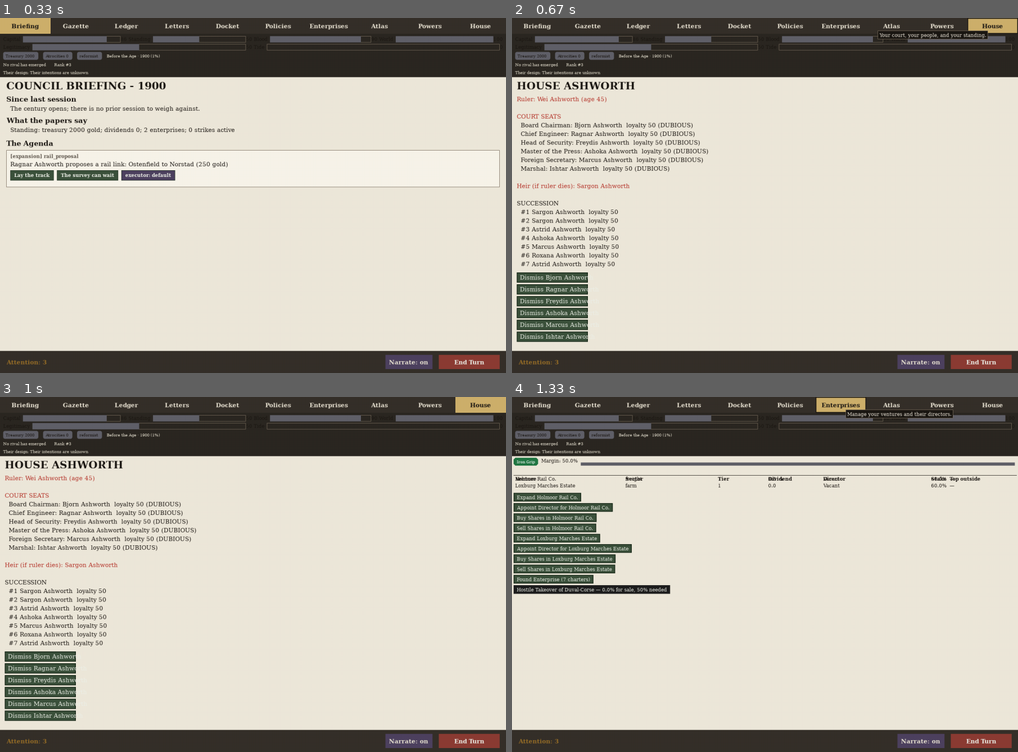
Above: before the commit, frames 1-4 (two rows, left to right).
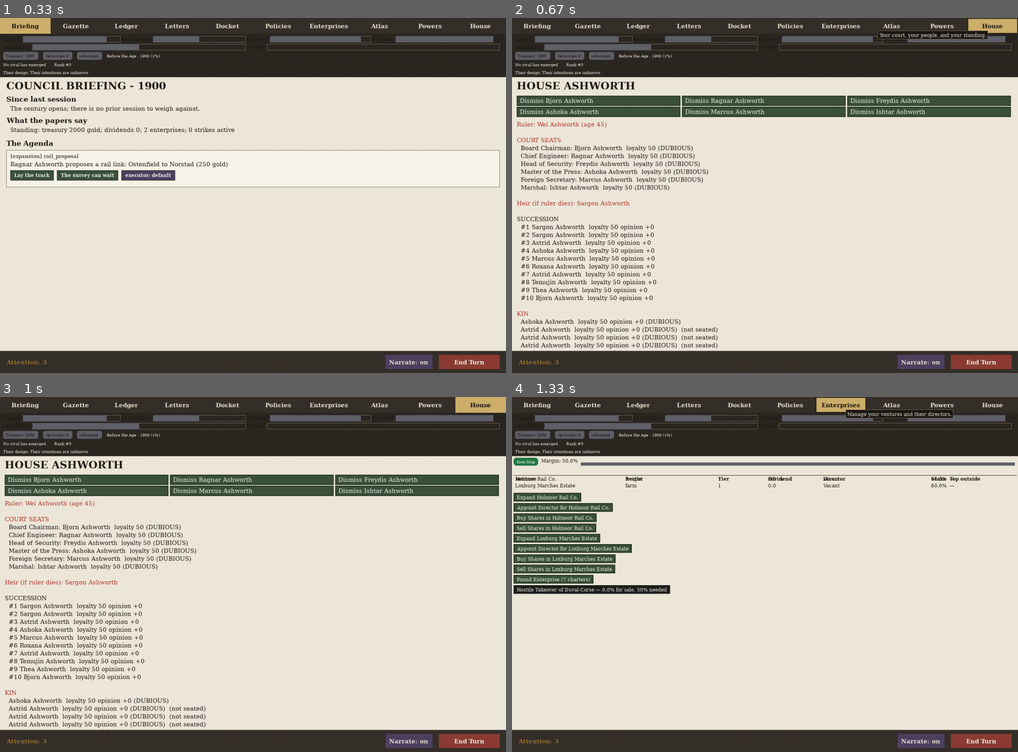
Above: after the commit, the same moments.

Repository: civersen222/Guilded-Age
Game: pygame game, started from gilded/__main__.py
Two runs of this game, one before a commit and one after it. Both use one fixed random seed, a clock stepped at 60 frames per second and the inputs below.
Inputs (mouse positions are in pixels of both pictures, inside the frame that each line leads up to):
- Up to frame 1 (0.33 s): no input
- Up to frame 2 (0.67 s): click "House" at 0.38 s
- Up to frame 3 (1 s): click (253, 595) at 0.72 s
- Up to frame 4 (1.33 s): click "Enterprises" at 1.05 s

Frame 1 is identical in both runs. In frame 2, 14% of the frame differs, in the area x 0-99%, y 21-94%; in frame 3, 14%; in frame 4, nothing differs.

Commit message:
5C2: court appointment controls with succession-based cost

Diff:
--- a/gilded/tests/test_house_tab_grip_risk.py
+++ b/gilded/tests/test_house_tab_grip_risk.py
@@ -79,13 +79,13 @@
     if target_char is None:
         pytest.skip("Target character not found")
 
-    surf1 = pygame.Surface((1280, 2000))
+    surf1 = pygame.Surface((1280, 900))
     v.draw(surf1)
     pixels1 = pygame.image.tobytes(surf1, "RGBA")
 
     modify_opinion(target_char, realm.ruler, -20, "grip risk")
 
-    surf2 = pygame.Surface((1280, 2000))
+    surf2 = pygame.Surface((1280, 900))
     v.draw(surf2)
     pixels2 = pygame.image.tobytes(surf2, "RGBA")
 
--- a/gilded/tests/test_house_tab_pixel_visual.py
+++ b/gilded/tests/test_house_tab_pixel_visual.py
@@ -80,8 +80,7 @@
     assert realm is not None and realm.ruler is not None, "Game must have a realm with a ruler"
 
     rpt = peerage_report(g, house_name)
-    # Find a kinsman in line for succession who holds no seat AND is visible on screen
-    # Kin are sorted alphabetically in the tab, so pick one early in the alphabet
+    # Find a kinsman in line for succession who holds no seat
     in_line = [k for k in rpt.kin if k.succession_rank is not None and k.is_alive]
     in_line.sort(key=lambda k: k.succession_rank)
     in_line_no_seat = None
@@ -99,8 +98,7 @@
 
     assert in_line_no_seat is not None, "Tab should have an in-line kin without seat"
 
-    # Use a tall surface so all kin are rendered (72+ lines * ~20px each + header)
-    pixels1 = _draw_tab(g, house_name, size=(1280, 2000))
+    pixels1 = _draw_tab(g, house_name)
 
     # Record a grievance against the ruler by this kinsman
     ch = None
@@ -111,7 +109,7 @@
     assert ch is not None, "Kin character must exist in realm"
     modify_opinion(ch, realm.ruler, -40, "grievance")
 
-    pixels2 = _draw_tab(g, house_name, size=(1280, 2000))
+    pixels2 = _draw_tab(g, house_name)
     assert pixels1 != pixels2, "Pixels must change when grievance is recorded"
 
 
--- a/gilded/ui/broadsheet.py
+++ b/gilded/ui/broadsheet.py
@@ -2245,9 +2245,9 @@
             self._draw_court_picker(surface, content, rpt)
 
     def _draw_court_picker(self, surface, content, report):
-        """Draw the appointment picker for a vacant court seat."""
+        """Draw the appointment picker for a vacant court seat using Regions."""
         from gilded.ui.court_actions import _get_appointment_pool
-        from gilded.ui.widgets import font as _font, TYPE_TEXT, INK, BUTTON_BG, BUTTON_EDGE, BUTTON_TEXT
+        from gilded.ui.widgets import font as _font, TYPE_TEXT, INK
         PAD = 12
         body = _font(TYPE_TEXT)
         pk = self._court_picker
@@ -2260,9 +2260,13 @@
         y += body.get_height() + 8
 
         # Back button
-        from gilded.ui.house_tab import _draw_button
         back_rect = _draw_button(surface, "Cancel", PAD, y, btn_w, btn_h, True)
-        self._court_picker_hits.append((back_rect, {"close_appointment_picker": True}))
+        self.regions.add(Region(
+            rect=back_rect,
+            action={"close_appointment_picker": True},
+            hint="Cancel appointment",
+            group="picker",
+        ))
         y += btn_h + 8
 
         # Draw candidate buttons
@@ -2273,7 +2277,12 @@
                 break
             btn_text = f"{ch.name}"
             btn_rect = _draw_button(surface, btn_text, PAD, y, btn_w, btn_h, True)
-            self._court_picker_hits.append((btn_rect, {"appoint_to_seat": pk, "char_id": ch.id}))
+            self.regions.add(Region(
+                rect=btn_rect,
+                action={"appoint_to_seat": pk, "char_id": ch.id},
+                hint=f"Appoint {ch.name} as {pos_name}",
+                group="picker",
+            ))
             y += btn_h + 4
 
     # --- clicking ------------------------------------------------------------
@@ -2363,20 +2372,7 @@
                         self._share_picker = None
                         self._share_picker_hits.clear()
                     return action
-        if self.active_tab == "Enterprises":
-            for rect, act in self._enterprise_hits:
-                if rect.collidepoint(pos):
-                    return act.get("action", act)
-            for rect, act in self._appoint_hits:
-                if rect.collidepoint(pos):
-                    action = act.get("action", act)
-                    if "appoint_director" in action and "char_id" not in action:
-                        eid = action["appoint_director"]
-                        self._director_picker = eid
-                        self._director_picker_hits.clear()
-                        return {"open_director_picker": eid}
-                    return action
-        # Court picker hit detection
+        # Court picker hit detection — must be reachable regardless of active tab
         if self._court_picker is not None:
             for rect, action in self._court_picker_hits:
                 if rect.collidepoint(pos):
@@ -2394,4 +2390,17 @@
                         self._court_picker_hits.clear()
                         return {"open_appointment_picker": pk}
                     return action
+        if self.active_tab == "Enterprises":
+            for rect, act in self._enterprise_hits:
+                if rect.collidepoint(pos):
+                    return act.get("action", act)
+            for rect, act in self._appoint_hits:
+                if rect.collidepoint(pos):
+                    action = act.get("action", act)
+                    if "appoint_director" in action and "char_id" not in action:
+                        eid = action["appoint_director"]
+                        self._director_picker = eid
+                        self._director_picker_hits.clear()
+                        return {"open_director_picker": eid}
+                    return action
         return None
--- a/gilded/ui/house_tab.py
+++ b/gilded/ui/house_tab.py
@@ -1,10 +1,11 @@
 """Stage 5B — House tab: the men who will betray you, with numbers.
 
 Draws from the peerage read-model (CourtReport).  5C adds interactive
-buttons for court seat appointment and dismissal.
+buttons for court seat appointment and dismissal, registered as proper
+Regions in the view's RegionSet.
 """
 
-from typing import Any, List
+from typing import Any, List, Optional
 
 import pygame
 
@@ -18,6 +19,7 @@
     TYPE_TEXT,
     TYPE_TITLE,
     TONES,
+    Region, RegionState,
 )
 
 _BAND_COLOR: dict = {
@@ -70,12 +72,13 @@
 
     # ── Succession order ──────────────────────────────────────────────────
     rows.append("SUCCESSION")
-    ranked = [(k.succession_rank, k.name, k.loyalty) for k in report.kin
+    ranked = [(k.succession_rank, k.name, k.loyalty, k.opinion_of_ruler) for k in report.kin
               if k.is_alive and k.succession_rank is not None]
     ranked.sort()
-    for rank, name, loyalty in ranked[:10]:
+    for rank, name, loyalty, opinion in ranked[:10]:
         loyalty_str = f"{loyalty:.0f}" if loyalty is not None else "?"
-        rows.append(f"  #{rank} {name}  loyalty {loyalty_str}")
+        opinion_str = f"{opinion:+d}"
+        rows.append(f"  #{rank} {name}  loyalty {loyalty_str} opinion {opinion_str}")
     rows.append("")
 
     # ── Kin — loyalty and opinion ──────────────────────────────────────────
@@ -97,9 +100,9 @@
         grievance_str = f"  [{', '.join(k.grievances)}]" if k.grievances else ""
         shares_str = f"  shares {k.shares_pct:.1f}%" if k.shares_pct > 0 else ""
         if band_str:
-            rows.append(f"  {k.name}  loyalty {loyalty_str} ({band_str}){seated_str}{grievance_str}{shares_str}")
+            rows.append(f"  {k.name}  loyalty {loyalty_str} opinion {opinion_str} ({band_str}){seated_str}{grievance_str}{shares_str}")
         else:
-            rows.append(f"  {k.name}  loyalty {loyalty_str}{seated_str}{grievance_str}{shares_str}")
+            rows.append(f"  {k.name}  loyalty {loyalty_str} opinion {opinion_str}{seated_str}{grievance_str}{shares_str}")
     rows.append("")
 
     # ── Disloyal kin ───────────────────────────────────────────────────────
@@ -108,13 +111,11 @@
         rows.append("DISLOYAL KIN (loyalty < 50)")
         for k in disloyal:
             grievance_str = f"  [{', '.join(k.grievances)}]" if k.grievances else ""
-            shares_str = f"  shares {k.shares_pct:.1f}%" if k.shares_pct > 0 else ""
-            rows.append(f"  ?  {k.name}  loyalty {k.loyalty:.0f} (DUBIOUS){grievance_str}{shares_str}")
+            rows.append(f"  {k.name}  loyalty {k.loyalty:.0f}{grievance_str}")
         rows.append("")
 
-    # ── Grip risks — shareholders with bad opinion (R-F) ──────────────────
-    grip_risks = [k for k in report.kin
-                  if k.shares_pct > 0 and k.opinion_of_ruler < 0 and k.is_alive]
+    # ── Grip risks ─────────────────────────────────────────────────────────
+    grip_risks = [k for k in report.kin if k.shares_pct > 0 and k.opinion_of_ruler < -30 and k.is_alive]
     if grip_risks:
         rows.append("GRIP RISKS (shareholders who hate the ruler)")
         for k in grip_risks:
@@ -124,9 +125,8 @@
     return rows
 
 
-# ── Drawing ─────────────────────────────────────────────────────────────────
-
-# Position key mapping: seat position -> action key
+# ── Helpers ──────────────────────────────────────────────────────────────────
+
 def _position_key(seat: CourtSeat) -> str:
     """Convert seat position name to a lowercase action key."""
     return seat.position.lower().replace(" ", "_")
@@ -150,11 +150,51 @@
     return rect
 
 
+def _seat_action_label(seat: CourtSeat) -> str:
+    """Return the hint text for a seat control."""
+    if seat.vacant:
+        return f"Appoint a {seat.position.lower()}"
+    return f"Dismiss {seat.holder_name} from {seat.position.lower()}"
+
+
+def _seat_action_key(seat: CourtSeat) -> str:
+    """Return the action key for a seat control."""
+    if seat.vacant:
+        return "open_appointment_picker"
+    return "dismiss_seat"
+
+
+def _seat_action_payload(seat: CourtSeat) -> dict:
+    """Return the action dict for a seat control."""
+    pk = _position_key(seat)
+    key = _seat_action_key(seat)
+    return {key: pk}
+
+
+def _dismissal_reason(game: Any, house: str, seat: CourtSeat) -> Optional[str]:
+    """Return a refusal reason if dismissing this seat is not allowed, else None."""
+    from gilded.ui.court_actions import _dismiss_seat_eligible
+    pk = _position_key(seat)
+    action = {"dismiss_seat": pk}
+    ok, reason = _dismiss_seat_eligible(game, house, action)
+    return reason if not ok else None
+
+
+def _appointment_reason(game: Any, house: str, seat: CourtSeat) -> Optional[str]:
+    """Return a refusal reason if appointing to this seat is not allowed, else None."""
+    from gilded.ui.court_actions import _open_appointment_picker_eligible
+    pk = _position_key(seat)
+    action = {"open_appointment_picker": pk}
+    ok, reason = _open_appointment_picker_eligible(game, house, action)
+    return reason if not ok else None
+
+
 def draw_house_tab(surface: pygame.Surface, content: pygame.Rect,
                    report: CourtReport, view: Any = None) -> None:
     """Draw the House tab on *surface* within *content* rect.
 
-    When *view* is provided, draws interactive buttons for court seats.
+    When *view* is provided, draws interactive Region controls for court seats
+    at the top of the tab, so the text content follows below.
     """
     PAD = 12
     title = _font(TYPE_TITLE, bold=True).render(
@@ -166,14 +206,63 @@
     body = _font(TYPE_TEXT)
     lines = _house_tab_lines(report)
 
-    # Reserve space for court seat buttons (6 seats + picker area)
+    # Draw seat controls at the top (when view is provided)
     btn_h = body.get_height() + 8
-    reserve_for_buttons = 6 * (btn_h + 2) + 40 if view is not None else 0
-    text_bottom = content.bottom - reserve_for_buttons if view is not None else content.bottom
+    btn_w = 180
+
+    if view is not None:
+        game = getattr(view, 'game', None)
+        house = getattr(view, 'house', None)
+
+        # Draw 6 seat buttons in a 3x2 grid at the top
+        cols = 3
+        col_w = (content.width - PAD * 2) // cols
+        for idx, seat in enumerate(report.seats):
+            col = idx % cols
+            row = idx // cols
+            btn_x = PAD + col * col_w
+            btn_y = y + row * (btn_h + 2)
+
+            pk = _position_key(seat)
+
+            # Determine eligibility
+            refusal = None
+            if not seat.vacant and game is not None and house is not None:
+                refusal = _dismissal_reason(game, house, seat)
+            elif seat.vacant and game is not None and house is not None:
+                refusal = _appointment_reason(game, house, seat)
+
+            if seat.vacant:
+                btn_text = f"Appoint {seat.position}"
+            else:
+                btn_text = f"Dismiss {seat.holder_name}"
+
+            btn_rect = _draw_button(surface, btn_text, btn_x, btn_y, col_w - 4, btn_h, refusal is None)
+            hint = _seat_action_label(seat)
+
+            if refusal:
+                view.regions.add(Region(
+                    rect=btn_rect,
+                    action=None,
+                    state=RegionState.DISABLED,
+                    reason=refusal,
+                    hint=hint,
+                    group="court_seats",
+                ))
+            else:
+                action = _seat_action_payload(seat)
+                view.regions.add(Region(
+                    rect=btn_rect,
+                    action=action,
+                    hint=hint,
+                    group="court_seats",
+                ))
+
+        y += 2 * (btn_h + 2) + 8
 
     # Draw text lines
     for line in lines:
-        if y > text_bottom:
+        if y > content.bottom:
             break
         color = INK
         if line.startswith("  ?"):
@@ -184,50 +273,7 @@
             color = TONES.get("good", INK)
 
         surface.blit(body.render(line, True, color), (PAD, y))
-        y += body.get_height() + 4
-
-    # ── Interactive court seat buttons ──────────────────────────────────────
-    if view is not None:
-        y += 8
-        btn_w = 180
-
-        for seat in report.seats:
-            if y + btn_h > content.bottom:
-                break
-
-            pk = _position_key(seat)
-
-            if seat.vacant:
-                # Vacant seat -> "Appoint X" button
-                btn_text = f"Appoint {seat.position}"
-                btn_rect = _draw_button(surface, btn_text, PAD, y, btn_w, btn_h, True)
-                if view is not None:
-                    view._court_hits.append((btn_rect, {"open_appointment_picker": pk}))
-            else:
-                # Occupied seat -> "Dismiss" button
-                btn_text = f"Dismiss {seat.holder_name}"
-                btn_rect = _draw_button(surface, btn_text, PAD, y, btn_w, btn_h, True)
-                if view is not None:
-                    view._court_hits.append((btn_rect, {"dismiss_seat": pk}))
-
-            y += btn_h + 4
-
-        # If court picker is open, draw candidate picker
-        if view is not None and getattr(view, '_court_picker', None) is not None:
-            pk = view._court_picker
-            pos_name = pk.replace("_", " ").title()
-            y += 4
-            surface.blit(body.render(f"Select appointee for {pos_name}:", True, INK), (PAD, y))
-            y += body.get_height() + 4
-
-            # Back button
-            back_text = "Cancel"
-            back_rect = _draw_button(surface, back_text, PAD, y, btn_w, btn_h, True)
-            view._court_picker_hits.append((back_rect, {"close_appointment_picker": True}))
-            y += btn_h + 4
-
-            # Draw candidate buttons (from _court_picker_hits)
-            # Candidates are populated by the caller via view._court_picker_hits
+        y += body.get_height() + 2
 
 
 __all__ = ["draw_house_tab", "_house_tab_lines"]
